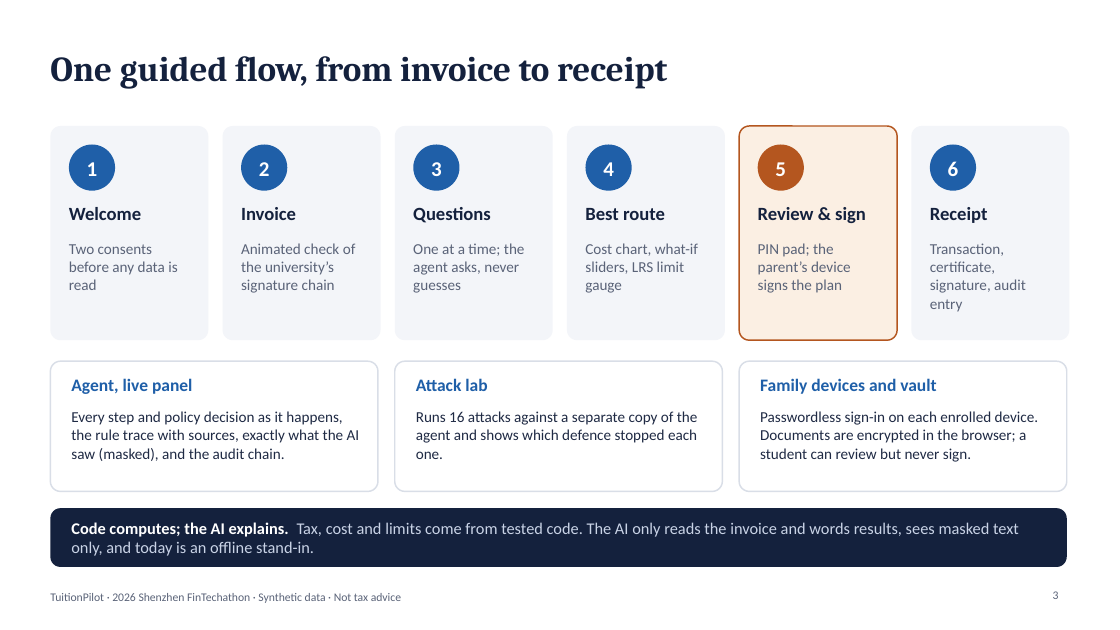
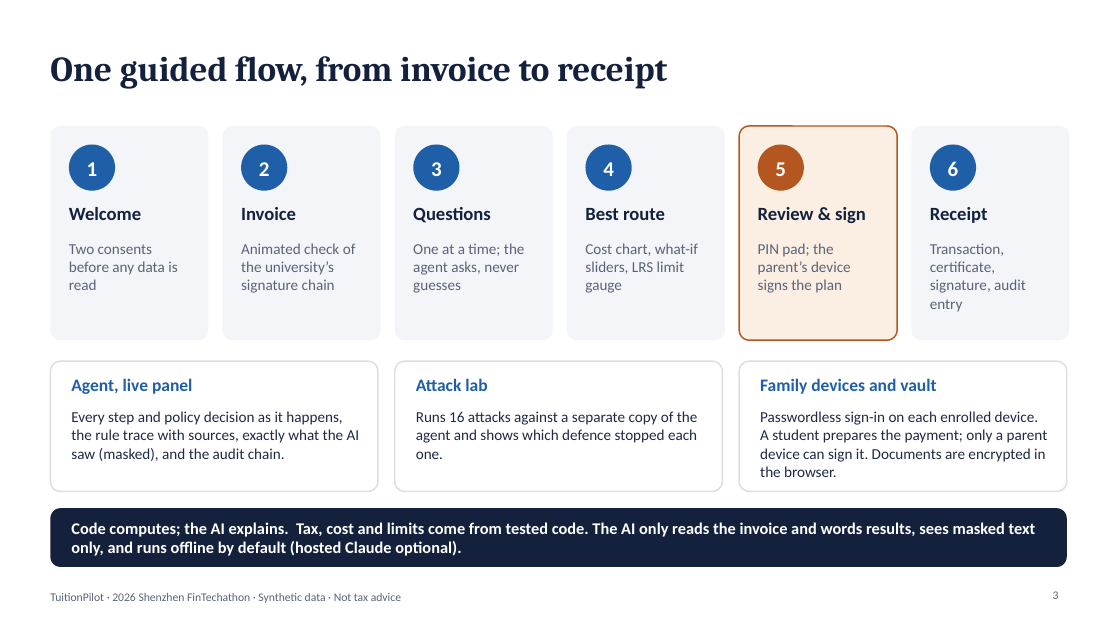
Before and after one commit to Timoerjoves/TutionPilot, a slide deck: slide 3 of docs/presentation/TuitionPilot_deck.pptx. Drawn at 1120x630 pixels with LibreOffice and Linux fonts; fonts in the diff are those of the drawing. Boxes give left, top, right and bottom in pixels: in the first picture for what was removed or moved away, otherwise in the second. Text is boxed around its words. In the diff, an @@ line names an element or a change of style, - is before the commit and + after.

```diff
--- a/docs/presentation/TuitionPilot_deck.pptx
+++ b/docs/presentation/TuitionPilot_deck.pptx
@@ text at [760, 411, 1048, 477]: text changed @@
-Passwordless sign-in on each enrolled device. Documents are encrypted in the browser; a student can review but never sign.
+Passwordless sign-in on each enrolled device. A student prepares the payment; only a parent device can sign it. Documents are encrypted in the browser.
@@ text at [71, 522, 1036, 556]: text changed; text colour #C9D3E6 to #FFFFFF; bold on @@
-Code computes; the AI explains. Tax, cost and limits come from tested code. The AI only reads the invoice and words results, sees masked text only, and today is an offline stand-in.
+Code computes; the AI explains. Tax, cost and limits come from tested code. The AI only reads the invoice and words results, sees masked text only, and runs offline by default (hosted Claude optional).
```
Also in this commit, not shown: 6 other slides changed, 1 slide added, 19 other files.
